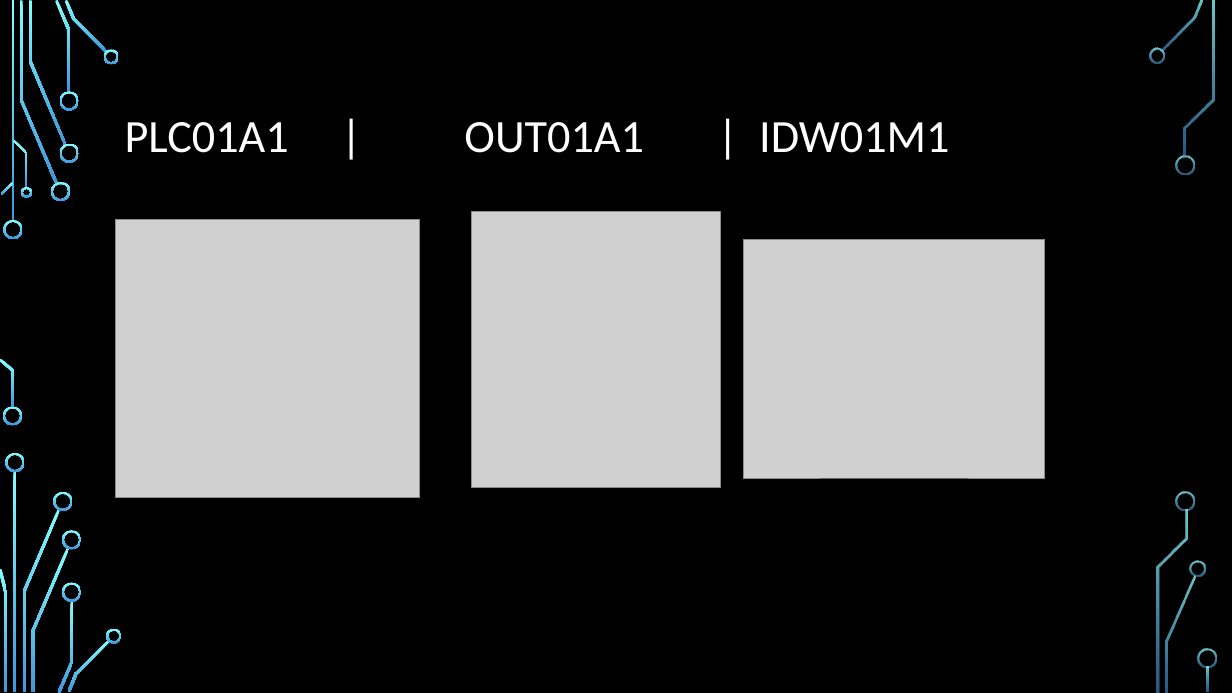
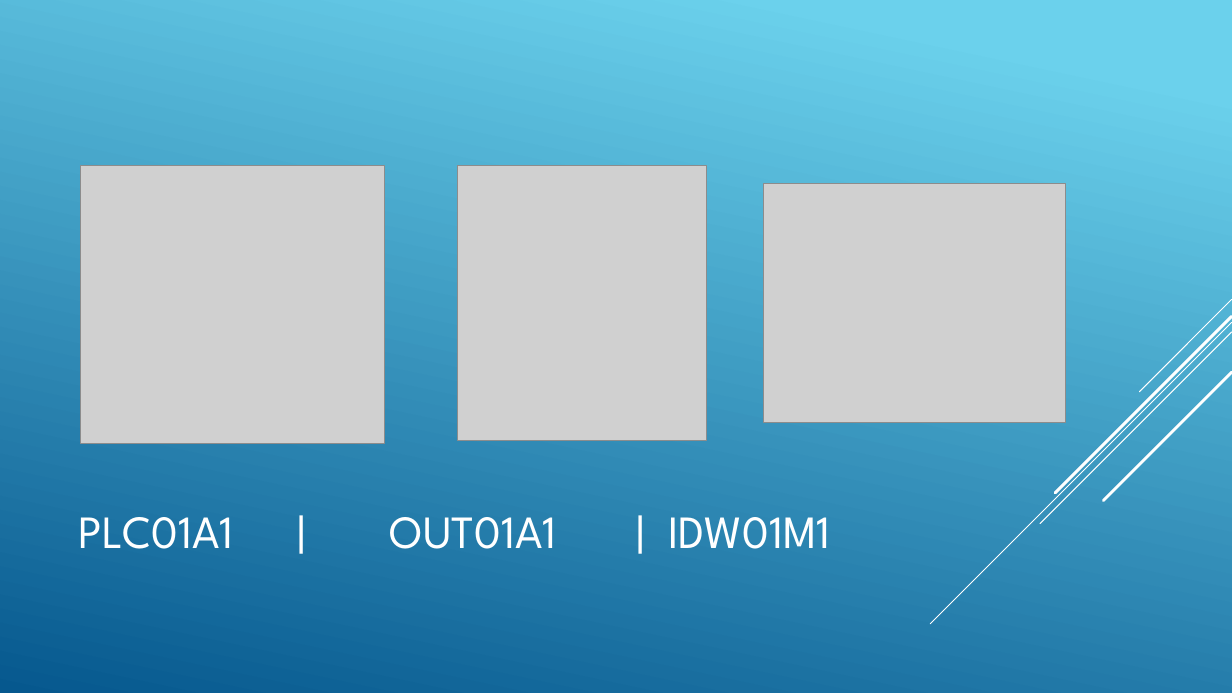
Before and after one commit to junedacaya/L-wingSolarPanelInteractiveDisplay, a slide deck: slide 5 of Documentation/Solar controller.pptx. Drawn at 1232x693 pixels with LibreOffice and Linux fonts; fonts in the diff are those of the drawing; grey boxes stand for pictures; background and template pictures are left out. Boxes give left, top, right and bottom in pixels: in the first picture for what was removed or moved away, otherwise in the second. Text is boxed around its words. In the diff, an @@ line names an element or a change of style, - is before the commit and + after.

```diff
--- a/Documentation/Solar controller.pptx
+++ b/Documentation/Solar controller.pptx
@@ background picture (left out) to gradient #6ED2EB to #06588E @@
@@ picture moved from (x1=116, y1=220, x2=420, y2=498) to (x1=80, y1=165, x2=384, y2=444) @@
@@ picture moved from (x1=472, y1=212, x2=721, y2=487) to (x1=457, y1=165, x2=706, y2=441) @@
@@ picture moved from (x1=743, y1=239, x2=1044, y2=478) to (x1=764, y1=184, x2=1066, y2=422) @@
@@ group added at (x1=931, y1=299, x2=1232, y2=624): 5 lines @@
@@ title "PLC01A1 | OUT01A1 | IDW01M1" moved from (x1=125, y1=122, x2=949, y2=153) to (x1=78, y1=517, x2=830, y2=549) @@
@@ title "PLC01A1 | OUT01A1 | IDW01M1" at (x1=78, y1=517, x2=830, y2=549): font Calibri to League Spartan; line spacing 0.9 to 1 @@
@@ group removed at (x1=0, y1=0, x2=1217, y2=693): 33 freeform shapes, 3 rectangles @@
```
Also in this commit, not shown: 9 other slides changed.
